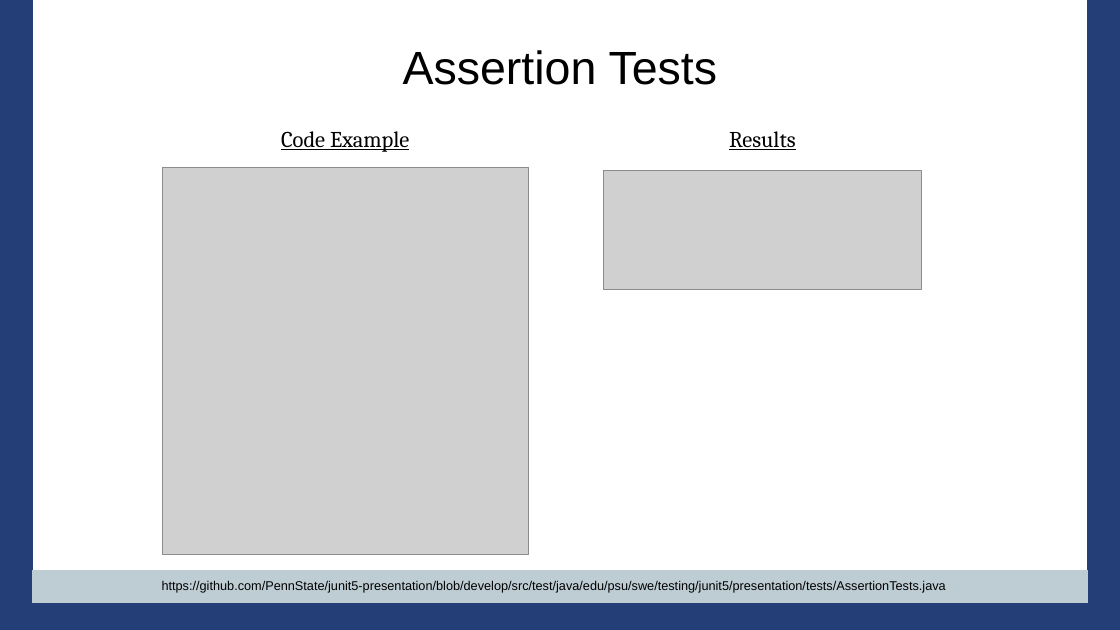
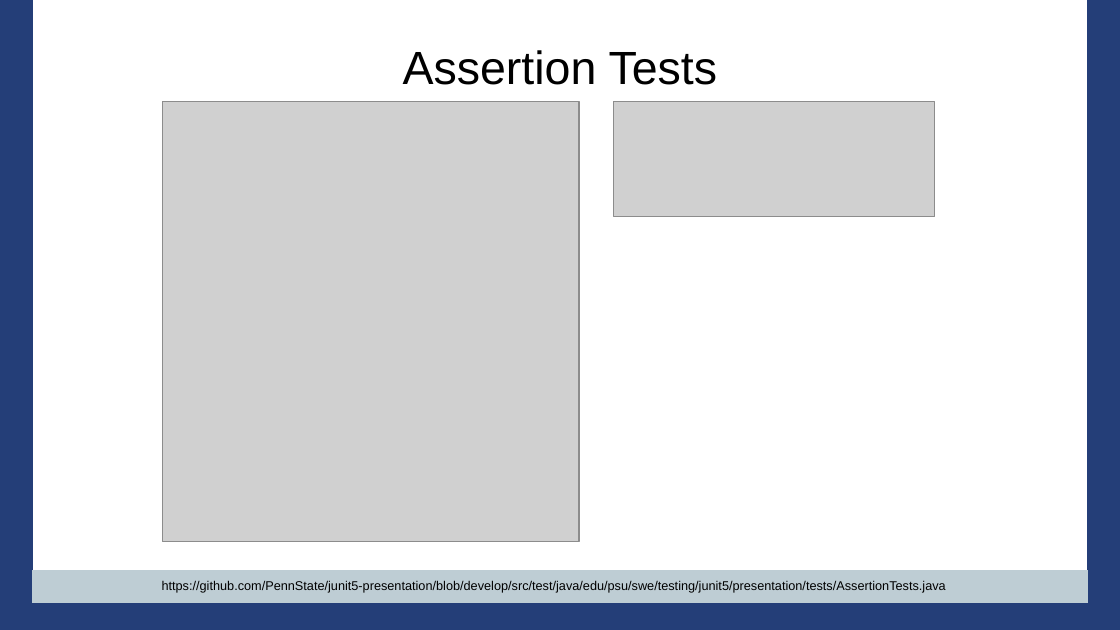
Before and after one commit to PennState/junit5-presentation, a slide deck: slide 23 of src/site/presentation/Junit5_Presentation_JavaOne_2016.odp (slide 24 before the commit). Drawn at 1120x630 pixels with LibreOffice and Linux fonts; fonts in the diff are those of the drawing; grey boxes stand for pictures; background and template pictures are left out. Boxes give left, top, right and bottom in pixels: in the first picture for what was removed or moved away, otherwise in the second. Text is boxed around its words. In the diff, an @@ line names an element or a change of style, - is before the commit and + after.

```diff
--- a/src/site/presentation/Junit5_Presentation_JavaOne_2016.odp
+++ b/src/site/presentation/Junit5_Presentation_JavaOne_2016.odp
@@ picture: place and size @@
-picture at bbox=[163, 168, 528, 555]
+picture at bbox=[163, 102, 579, 542]
@@ picture: place and size @@
-picture at bbox=[604, 171, 921, 291]
+picture at bbox=[614, 102, 935, 217]
@@ title removed at bbox=[281, 131, 409, 152] @@
-Code Example
@@ title removed at bbox=[729, 131, 796, 150] @@
-Results
```
Also in this commit, not shown: 10 other slides changed, 1 other file.
